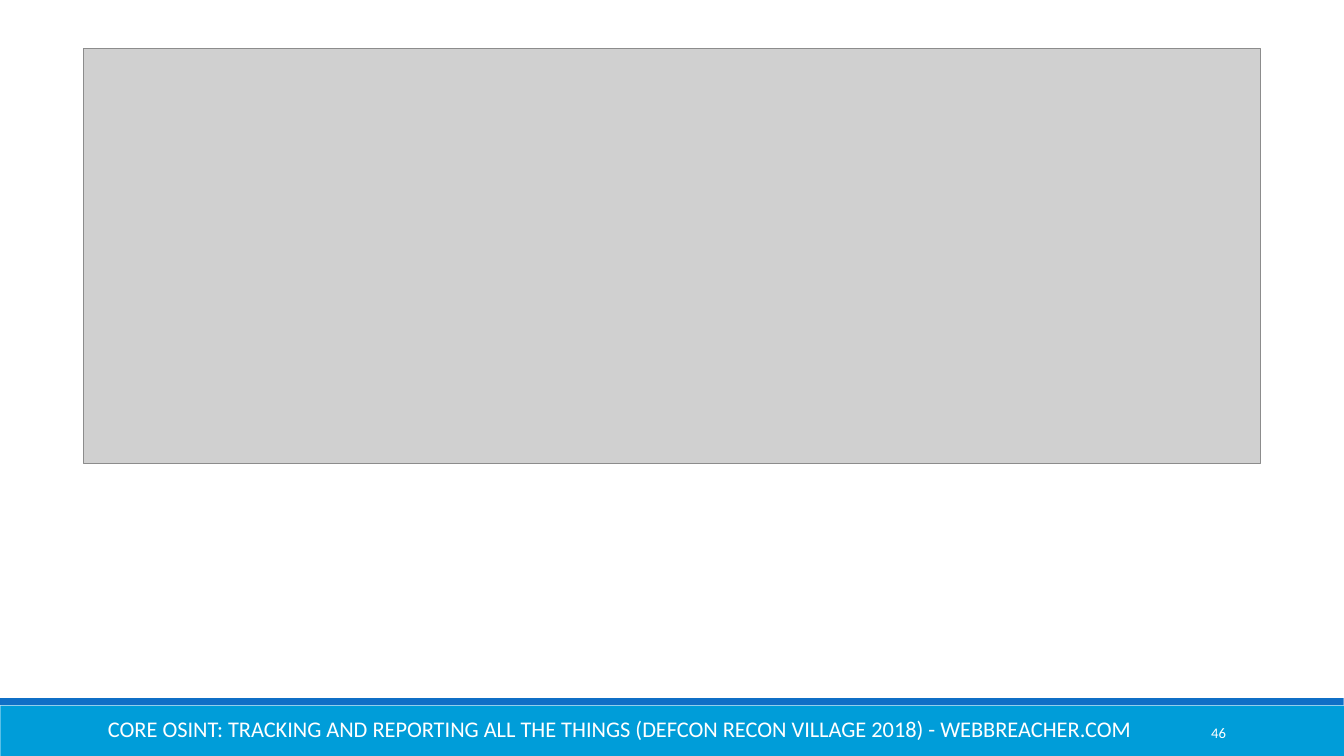
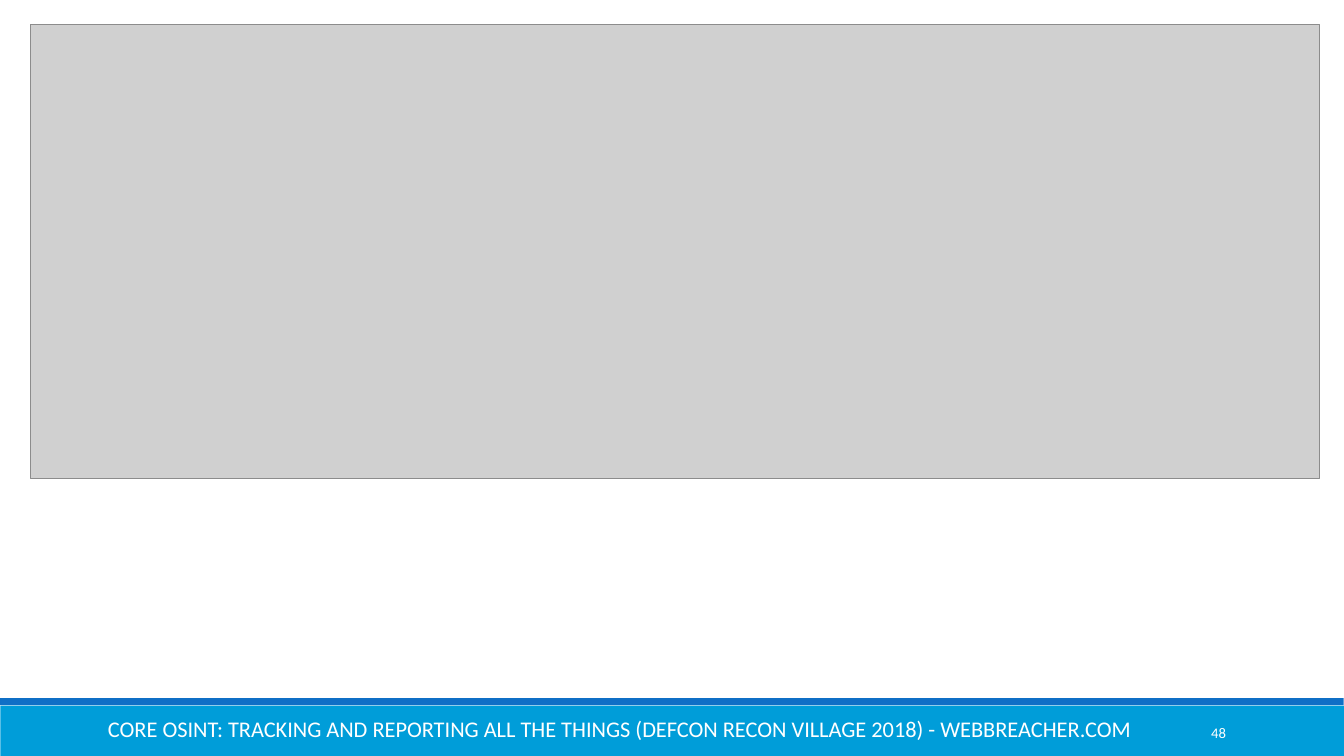
Before and after one commit to mgcfish/presentations-1, a slide deck: slide 48 of Defcon_ReconVillage_Core OSINT - Reporting All the Things_v1.pptx (slide 46 before the commit). Drawn at 1344x756 pixels with LibreOffice and Linux fonts; fonts in the diff are those of the drawing; grey boxes stand for pictures. Boxes give left, top, right and bottom in pixels: in the first picture for what was removed or moved away, otherwise in the second. Text is boxed around its words. In the diff, an @@ line names an element or a change of style, - is before the commit and + after.

```diff
--- a/Defcon_ReconVillage_Core OSINT - Reporting All the Things_v1.pptx
+++ b/Defcon_ReconVillage_Core OSINT - Reporting All the Things_v1.pptx
@@ picture: place and size @@
-picture at box(83, 48, 1261, 463)
+picture at box(31, 24, 1321, 478)
@@ page number at box(1211, 728, 1226, 738): text changed @@
-46
+48
```
Also in this commit, not shown: 5 other slides changed, 2 slides added.
